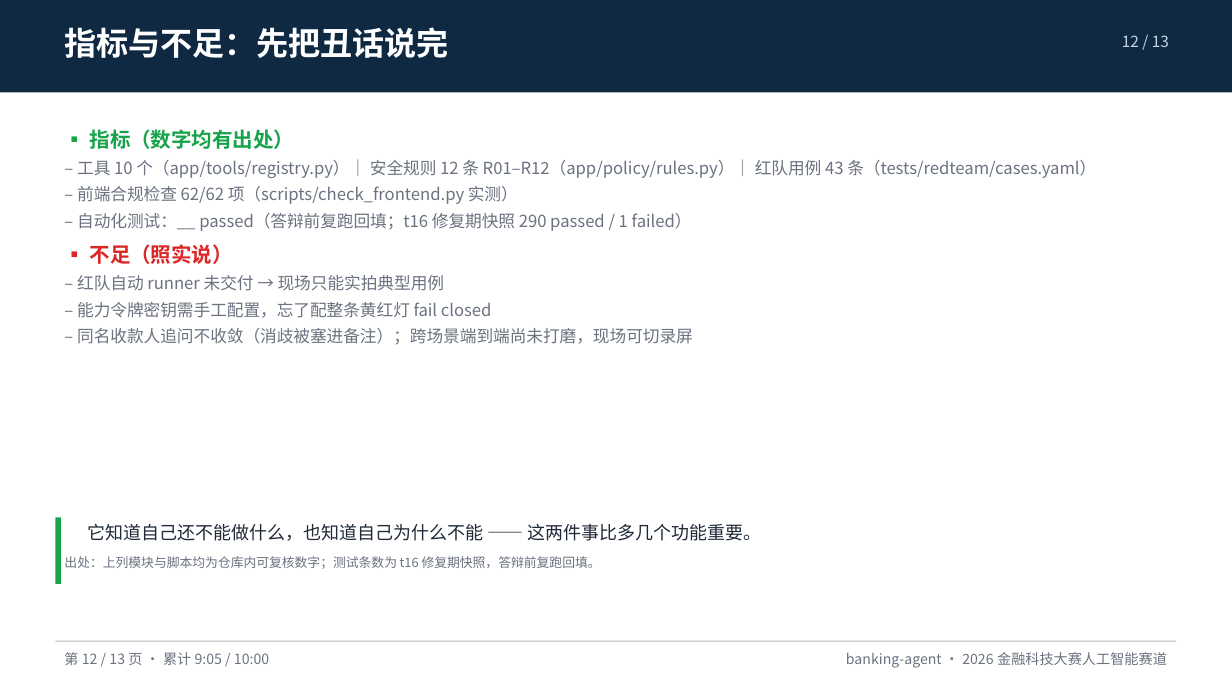
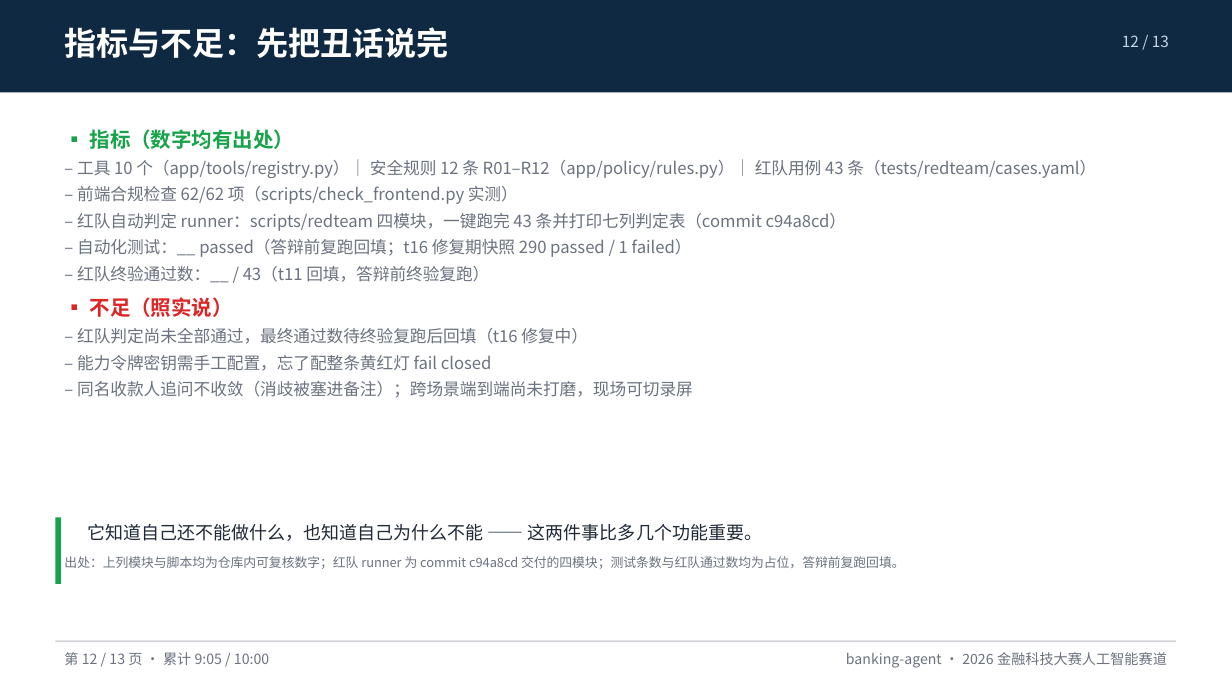
Before and after one commit to peng6yu/banking-agent, a slide deck: slide 12 of docs/交付/答辩PPT.pptx. Drawn at 1232x693 pixels with LibreOffice and Linux fonts; fonts in the diff are those of the drawing. Boxes give left, top, right and bottom in pixels: in the first picture for what was removed or moved away, otherwise in the second. Text is boxed around its words. In the diff, an @@ line names an element or a change of style, - is before the commit and + after.

Commit message:
docs(delivery): 更正红队 runner 口径为已交付（commit c94a8cd），通过数仍留占位待终验回填

```diff
--- a/docs/交付/答辩PPT.pptx
+++ b/docs/交付/答辩PPT.pptx
@@ text at (77, 213, 847, 231): paragraph added @@
+– 红队自动判定 runner：scripts/redteam 四模块，一键跑完 43 条并打印七列判定表（commit c94a8cd）
@@ text at (77, 266, 489, 283): paragraph added @@
+– 红队终验通过数：__ / 43（t11 回填，答辩前终验复跑）
@@ text at (77, 328, 588, 344): text changed @@
-– 红队自动 runner 未交付 → 现场只能实拍典型用例
+– 红队判定尚未全部通过，最终通过数待终验复跑后回填（t16 修复中）
@@ text at (64, 556, 905, 569): text changed @@
-出处：上列模块与脚本均为仓库内可复核数字；测试条数为 t16 修复期快照，答辩前复跑回填。
+出处：上列模块与脚本均为仓库内可复核数字；红队 runner 为 commit c94a8cd 交付的四模块；测试条数与红队通过数均为占位，答辩前复跑回填。
```
Also in this commit, not shown: 1 other slide changed, 2 other files.
